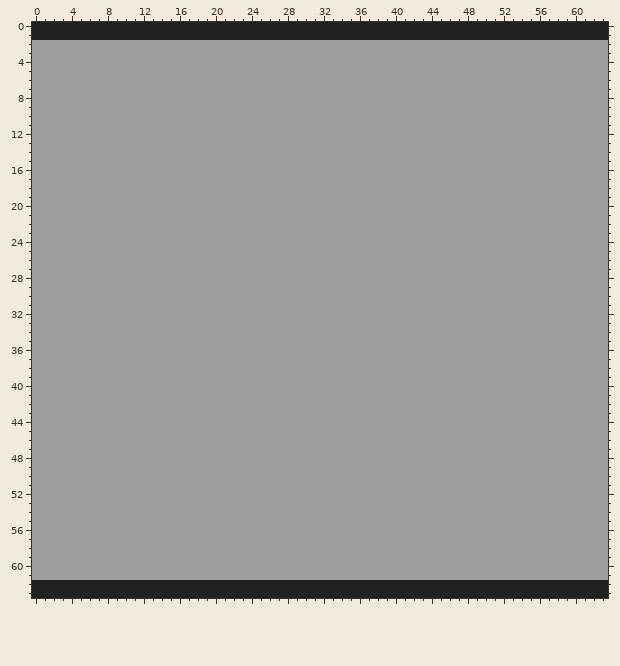
Edited in one commit: pixel-art file (Projecte-GameDesign/Icons/Recuadre.aseprite). The first picture shows the starting point.
64x64 pixels, 1 frame.
New version:
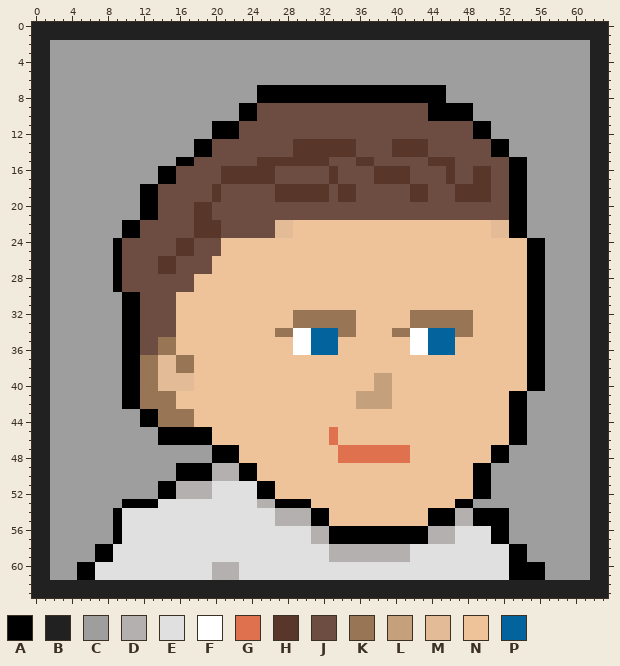
Palette (. is transparent): A #000000  B #212121  C #9e9e9e  D #b5b0b0  E #e0e0e0  F #ffffff  G #e0714e  H #59362a  J #6d4c41  K #987655  L #c5a07c  M #e3bb96  N #eec39a  P #03639d
From old to new:
Changed rows in their new state; - is an unchanged pixel.
first column x 0:
 2 BB------------------------------------------------------------BB
 3 BB------------------------------------------------------------BB
 4 BB------------------------------------------------------------BB
 5 BB------------------------------------------------------------BB
 6 BB------------------------------------------------------------BB
 7 BB-----------------------AAAAAAAAAAAAAAAAAAAAA----------------BB
 8 BB-----------------------AAAAAAAAAAAAAAAAAAAAA----------------BB
 9 BB---------------------AAJJJJJJJJJJJJJJJJJJJAAAAA-------------BB
10 BB---------------------AAJJJJJJJJJJJJJJJJJJJAAAAA-------------BB
11 BB------------------AAAJJJJJJJJJJJJJJJJJJJJJJJJJJAA-----------BB
12 BB------------------AAAJJJJJJJJJJJJJJJJJJJJJJJJJJAA-----------BB
13 BB----------------AAJJJJJJJJJHHHHHHHJJJJHHHHJJJJJJJAA---------BB
14 BB----------------AAJJJJJJJJJHHHHHHHJJJJHHHHJJJJJJJAA---------BB
15 BB--------------AAJJJJJJJHHHHHHHHJJJHHJJJJJJHHHJJJJJJAA-------BB
16 BB------------AAJJJJJHHHHHHJJJJJJHJJJJHHHHJJJJHJJHHJJAA-------BB
17 BB------------AAJJJJJHHHHHHJJJJJJHJJJJHHHHJJJJHJJHHJJAA-------BB
18 BB----------AAJJJJJJHJJJJJJHHHHHHJHHJJJJJJHHJJJHHHHJJAA-------BB
19 BB----------AAJJJJJJHJJJJJJHHHHHHJHHJJJJJJHHJJJHHHHJJAA-------BB
20 BB----------AAJJJJHHJJJJJJJJJJJJJJJJJJJJJJJJJJJJJJJJJAA-------BB
21 BB----------AAJJJJHHJJJJJJJJJJJJJJJJJJJJJJJJJJJJJJJJJAA-------BB
22 BB--------AAJJJJJJHHHJJJJJJMMNNNNNNNNNNNNNNNNNNNNNNMMAA-------BB
23 BB--------AAJJJJJJHHHJJJJJJMMNNNNNNNNNNNNNNNNNNNNNNMMAA-------BB
24 BB-------AJJJJJJHHJJJNNNNNNNNNNNNNNNNNNNNNNNNNNNNNNNNNNAA-----BB
25 BB-------AJJJJJJHHJJJNNNNNNNNNNNNNNNNNNNNNNNNNNNNNNNNNNAA-----BB
26 BB-------AJJJJHHJJJJNNNNNNNNNNNNNNNNNNNNNNNNNNNNNNNNNNNAA-----BB
27 BB-------AJJJJHHJJJJNNNNNNNNNNNNNNNNNNNNNNNNNNNNNNNNNNNAA-----BB
28 BB-------AJJJJJJJJNNNNNNNNNNNNNNNNNNNNNNNNNNNNNNNNNNNNNAA-----BB
29 BB-------AJJJJJJJJNNNNNNNNNNNNNNNNNNNNNNNNNNNNNNNNNNNNNAA-----BB
30 BB--------AAJJJJNNNNNNNNNNNNNNNNNNNNNNNNNNNNNNNNNNNNNNNAA-----BB
31 BB--------AAJJJJNNNNNNNNNNNNNNNNNNNNNNNNNNNNNNNNNNNNNNNAA-----BB
32 BB--------AAJJJJNNNNNNNNNNNNNKKKKKKKNNNNNNKKKKKKKNNNNNNAA-----BB
33 BB--------AAJJJJNNNNNNNNNNNNNKKKKKKKNNNNNNKKKKKKKNNNNNNAA-----BB
34 BB--------AAJJJJNNNNNNNNNNNKKFFPPPKKNNNNKKFFPPPKKNNNNNNAA-----BB
35 BB--------AAJJKKNNNNNNNNNNNNNFFPPPNNNNNNNNFFPPPNNNNNNNNAA-----BB
36 BB--------AAJJKKNNNNNNNNNNNNNFFPPPNNNNNNNNFFPPPNNNNNNNNAA-----BB
37 BB--------AAKKMMKKNNNNNNNNNNNNNNNNNNNNNNNNNNNNNNNNNNNNNAA-----BB
38 BB--------AAKKMMKKNNNNNNNNNNNNNNNNNNNNNNNNNNNNNNNNNNNNNAA-----BB
39 BB--------AAKKMMMMNNNNNNNNNNNNNNNNNNNNLLNNNNNNNNNNNNNNNAA-----BB
40 BB--------AAKKMMMMNNNNNNNNNNNNNNNNNNNNLLNNNNNNNNNNNNNNNAA-----BB
41 BB--------AAKKKKNNNNNNNNNNNNNNNNNNNNLLLLNNNNNNNNNNNNNAA-------BB
42 BB--------AAKKKKNNNNNNNNNNNNNNNNNNNNLLLLNNNNNNNNNNNNNAA-------BB
43 BB----------AAKKKKNNNNNNNNNNNNNNNNNNNNNNNNNNNNNNNNNNNAA-------BB
44 BB----------AAKKKKNNNNNNNNNNNNNNNNNNNNNNNNNNNNNNNNNNNAA-------BB
45 BB------------AAAAAANNNNNNNNNNNNNGNNNNNNNNNNNNNNNNNNNAA-------BB
46 BB------------AAAAAANNNNNNNNNNNNNGNNNNNNNNNNNNNNNNNNNAA-------BB
47 BB------------------AAANNNNNNNNNNNGGGGGGGGNNNNNNNNNAA---------BB
48 BB------------------AAANNNNNNNNNNNGGGGGGGGNNNNNNNNNAA---------BB
49 BB--------------AAAADDDAANNNNNNNNNNNNNNNNNNNNNNNNAA-----------BB
50 BB--------------AAAADDDAANNNNNNNNNNNNNNNNNNNNNNNNAA-----------BB
51 BB------------AADDDDEEEEEAANNNNNNNNNNNNNNNNNNNNNNAA-----------BB
52 BB------------AADDDDEEEEEAANNNNNNNNNNNNNNNNNNNNNNAA-----------BB
53 BB--------AAAAEEEEEEEEEEEDDAAAANNNNNNNNNNNNNNNNAA-------------BB
54 BB-------AEEEEEEEEEEEEEEEEEDDDDAANNNNNNNNNNNAAADDAAAA---------BB
55 BB-------AEEEEEEEEEEEEEEEEEDDDDAANNNNNNNNNNNAAADDAAAA---------BB
56 BB-------AEEEEEEEEEEEEEEEEEEEEEDDAAAAAAAAAAADDDEEEEAA---------BB
57 BB-------AEEEEEEEEEEEEEEEEEEEEEDDAAAAAAAAAAADDDEEEEAA---------BB
58 BB-----AAEEEEEEEEEEEEEEEEEEEEEEEEDDDDDDDDDEEEEEEEEEEEAA-------BB
59 BB-----AAEEEEEEEEEEEEEEEEEEEEEEEEDDDDDDDDDEEEEEEEEEEEAA-------BB
60 BB---AAEEEEEEEEEEEEEDDDEEEEEEEEEEEEEEEEEEEEEEEEEEEEEEAAAA-----BB
61 BB---AAEEEEEEEEEEEEEDDDEEEEEEEEEEEEEEEEEEEEEEEEEEEEEEAAAA-----BB
